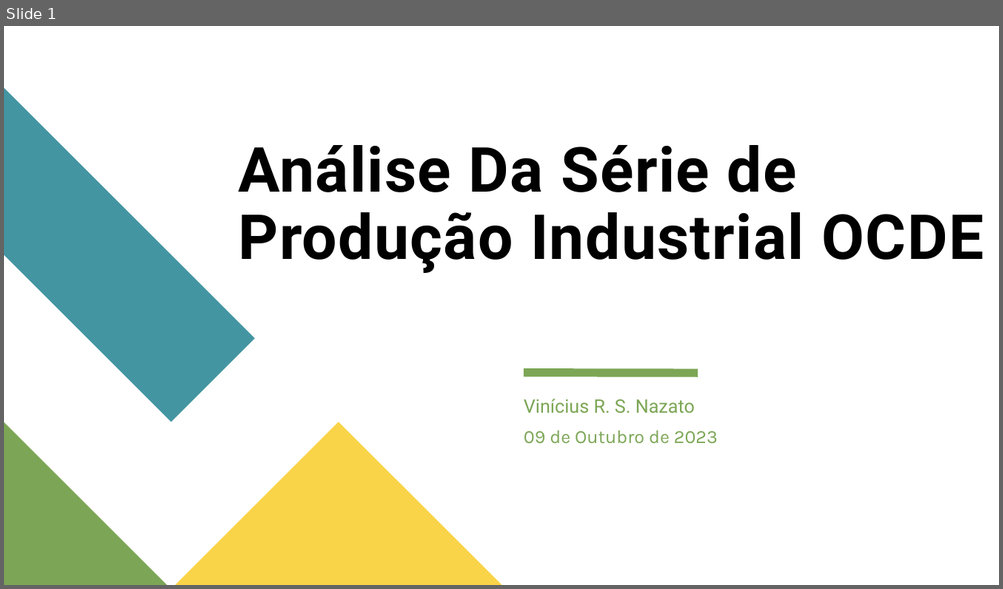
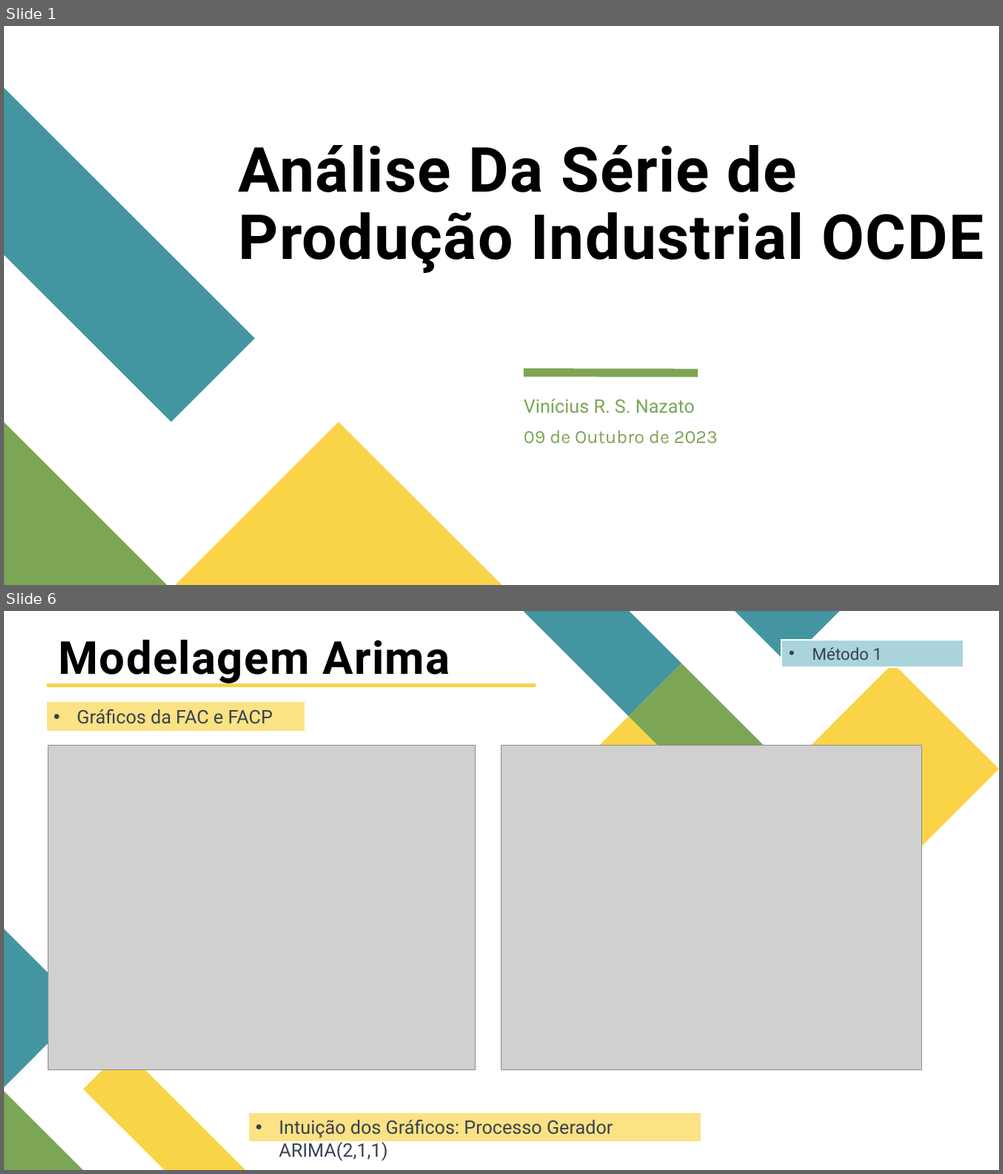
Before and after one commit to ViniNazato/PredictingIndustrialProduction, a slide deck: Análise Da Série de Produção Industrial OCDE.pptx. Shown one above the other, each under a label of ours: slide 1 before the commit, slides 1 and 6 after it; the slides between them are not shown. The pictures are 1003x589 and 1003x1174 pixels, drawn with LibreOffice and Linux fonts; fonts in the diff are those of the drawing; grey boxes stand for pictures. Boxes give left, top, right and bottom in pixels: in the first picture for what was removed or moved away, otherwise in the second. Text is boxed around its words. In the diff, an @@ line names an element or a change of style, - is before the commit and + after.

```diff
--- a/Análise Da Série de Produção Industrial OCDE.pptx
+++ b/Análise Da Série de Produção Industrial OCDE.pptx
@@ slide 6 added at (4, 611, 999, 1170), background #FFFFFF @@
@@ title added at (59, 639, 449, 685), 44 pt, text #000000, bold @@
+Modelagem Arima
@@ rectangle added at (782, 639, 964, 667), fill #A9D4DB, outline #FFFFFF 1.5 pt, 16 pt, text #374151 @@
+• Método 1
@@ group added at (523, 611, 999, 875): 5 freeform shapes @@
@@ rectangle added at (46, 683, 537, 688), fill #F9D448, outline #FFFFFF 1.5 pt @@
@@ rectangle added at (46, 701, 305, 731), fill #FBE284, outline #FFFFFF 1.5 pt, 18 pt, text #374151 @@
+• Gráficos da FAC e FACP
@@ picture added at (48, 745, 475, 1070) @@
@@ picture added at (502, 745, 922, 1070) @@
@@ freeform shape added at (4, 930, 83, 1088), fill #4495A2 @@
@@ freeform shape added at (83, 1049, 245, 1170), fill #F9D448 @@
@@ freeform shape added at (4, 1091, 83, 1170), fill #7CA655 @@
@@ rectangle added at (248, 1113, 702, 1142), fill #FBE284, outline #FFFFFF 1.5 pt, 18 pt, text #374151 @@
+• Intuição dos Gráficos: Processo Gerador ARIMA(2,1,1)
```
Also in this commit, not shown: 2 slides changed, 23 other slides added, 3 slides removed, 8 other files.
